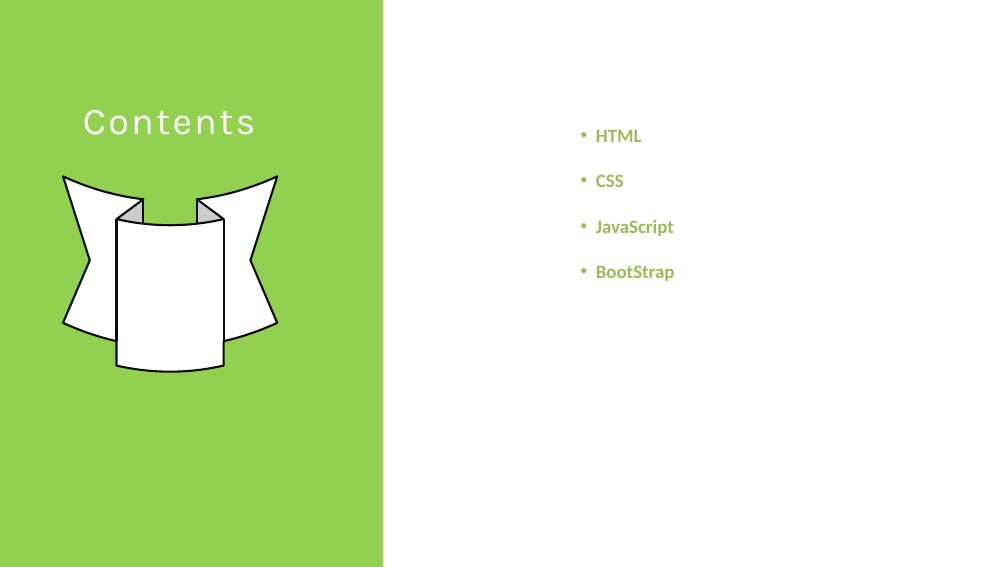
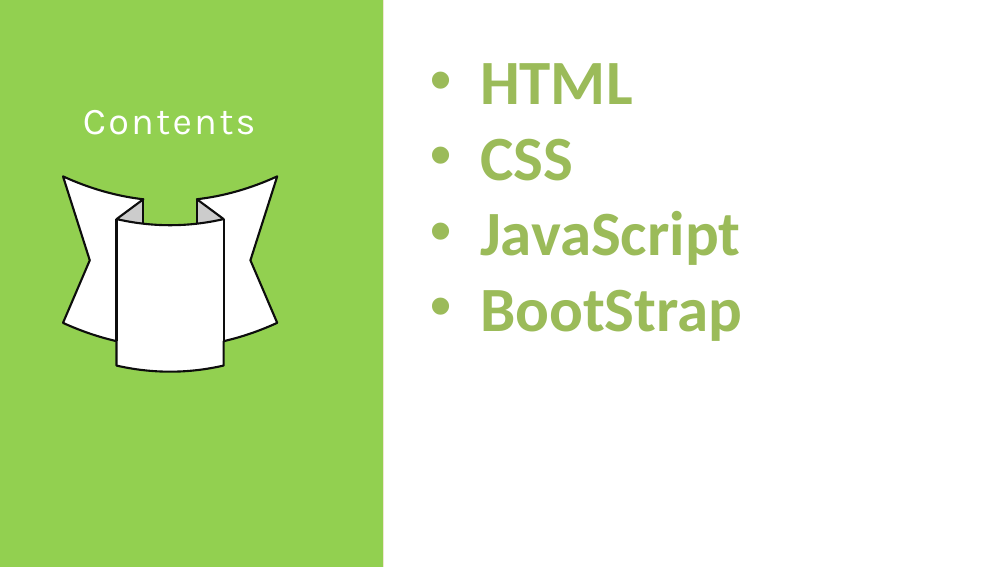
Before and after one commit to costaivo/Tutorial-BootStrap, a slide deck: slide 2 of BootStrap-Tutotrail.pptx. Drawn at 1008x567 pixels with LibreOffice and Linux fonts; fonts in the diff are those of the drawing; grey boxes stand for pictures. Boxes give left, top, right and bottom in pixels: in the first picture for what was removed or moved away, otherwise in the second. Text is boxed around its words. In the diff, an @@ line names an element or a change of style, - is before the commit and + after.

Commit message:
Updated PPT

```diff
--- a/BootStrap-Tutotrail.pptx
+++ b/BootStrap-Tutotrail.pptx
@@ text "HTML": place and size @@
-text "HTML" at box(596, 129, 675, 281)
+text "HTML" at box(480, 63, 742, 341)
@@ text "HTML" at box(480, 63, 742, 341): size 18 to 60 pt @@
```
Also in this commit, not shown: 4 slides added, 1 slide removed.
